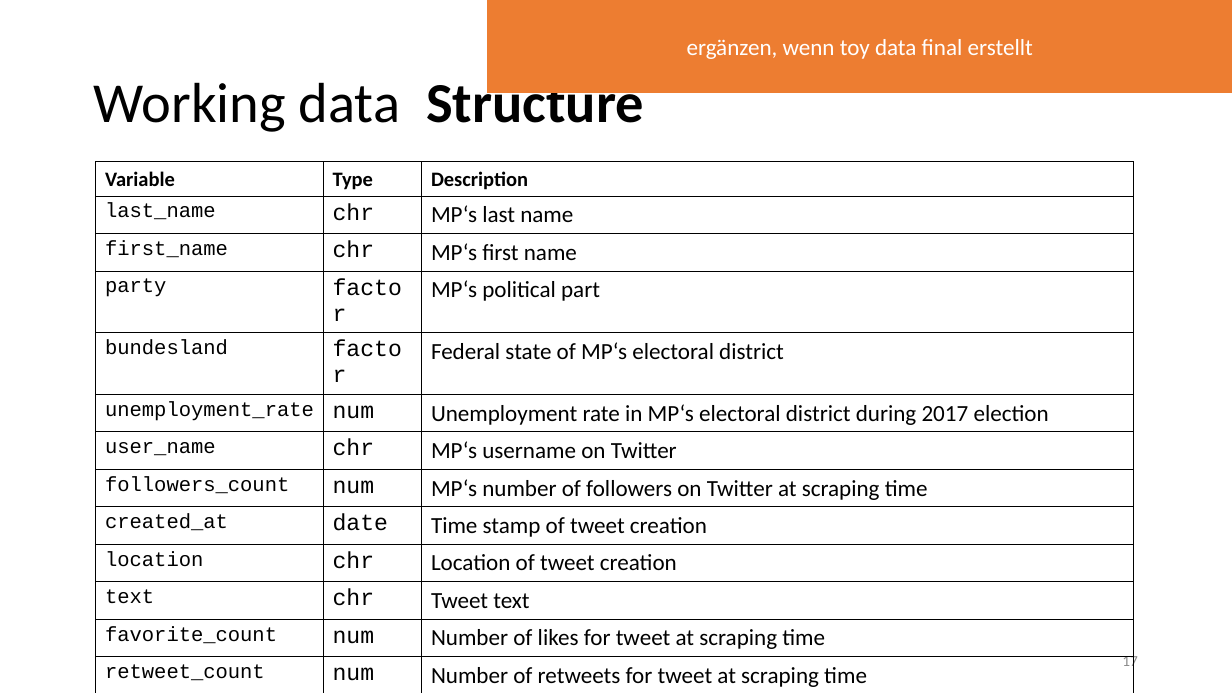
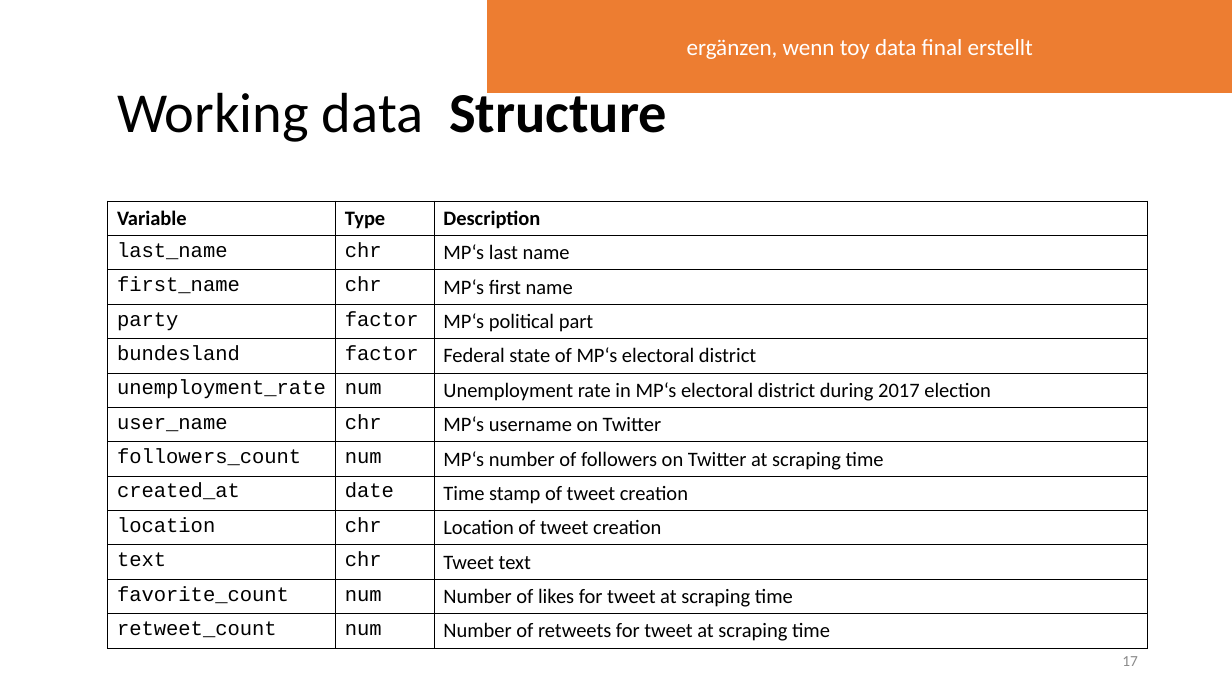
Before and after one commit to lisa-wm/consulting, a slide deck: slide 17 of 5_seminar/Contents_Part_01/Präsentation_Teil1.pptx. Drawn at 1232x693 pixels with LibreOffice and Linux fonts; fonts in the diff are those of the drawing. Boxes give left, top, right and bottom in pixels: in the first picture for what was removed or moved away, otherwise in the second. Text is boxed around its words. In the diff, an @@ line names an element or a change of style, - is before the commit and + after.

```diff
--- a/5_seminar/Contents_Part_01/Präsentation_Teil1.pptx
+++ b/5_seminar/Contents_Part_01/Präsentation_Teil1.pptx
@@ title "Working data Structure" moved from (x1=94, y1=74, x2=644, y2=132) to (x1=117, y1=84, x2=667, y2=142) @@
@@ table at (x1=108, y1=201, x2=1149, y2=645) @@
@@ size 18 to 16 pt in "chr", "MP‘s last name", "chr", "MP‘s first name" and 20 more places @@
@@ table resized from (x1=96, y1=162, x2=1135, y2=691) to (x1=108, y1=201, x2=1149, y2=645) @@
```
Also in this commit, not shown: 34 other slides changed, 9 other files.
